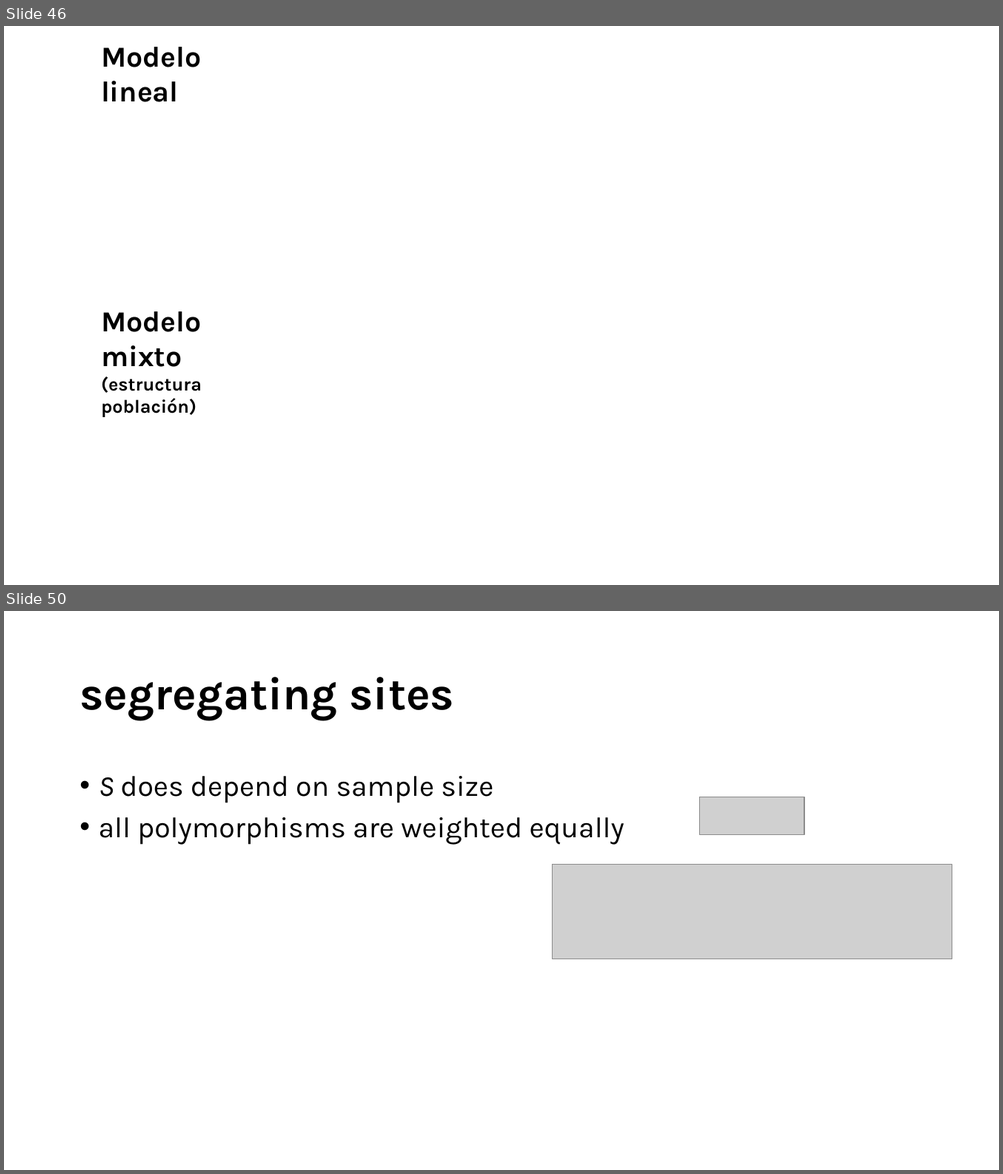
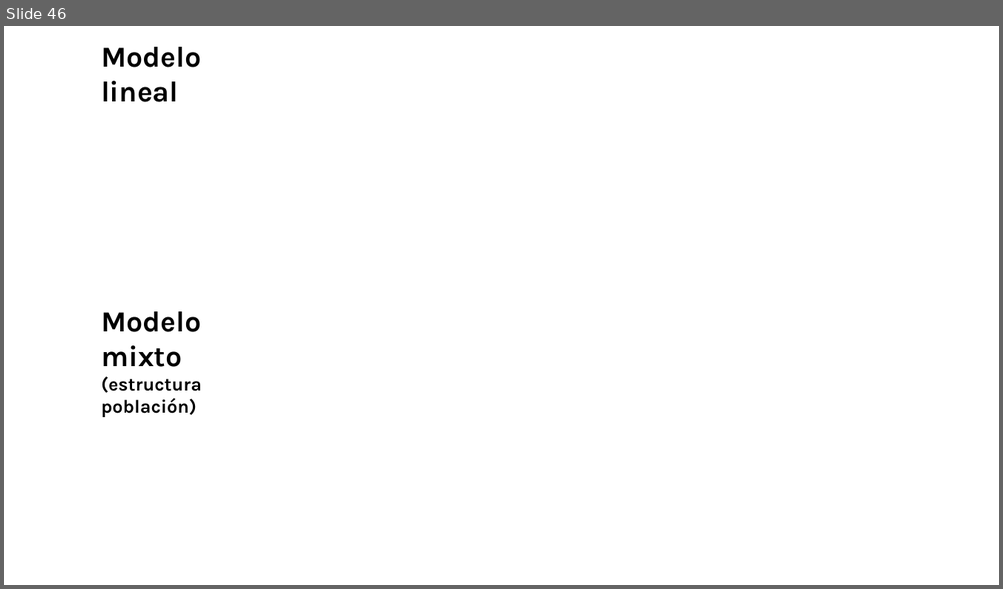
Before and after one commit to ccsosa/Evolutionary_genetics, a slide deck: Semana8/Molecular basis of evolution.pptx. Shown one above the other, each under a label of ours: slides 46 and 50 before the commit, slide 46 after it; the slides between them are not shown. The pictures are 1003x1174 and 1003x589 pixels, drawn with LibreOffice and Linux fonts; fonts in the diff are those of the drawing; grey boxes stand for pictures; background and template pictures are left out. Boxes give left, top, right and bottom in pixels: in the first picture for what was removed or moved away, otherwise in the second. Text is boxed around its words. In the diff, an @@ line names an element or a change of style, - is before the commit and + after.

```diff
--- a/Semana8/Molecular basis of evolution.pptx
+++ b/Semana8/Molecular basis of evolution.pptx
@@ slide 50 removed at <box>4,611,999,1170</box>, background #FFFFFF @@
@@ title removed at <box>79,677,454,721</box> @@
-segregating sites
@@ text removed at <box>99,776,624,845</box> @@
-• S does depend on sample size
-• all polymorphisms are weighted equally
@@ picture removed at <box>700,797,805,834</box> @@
@@ picture removed at <box>552,865,951,960</box> @@
```
Also in this commit, not shown: 3 other slides removed, 1 other file.
